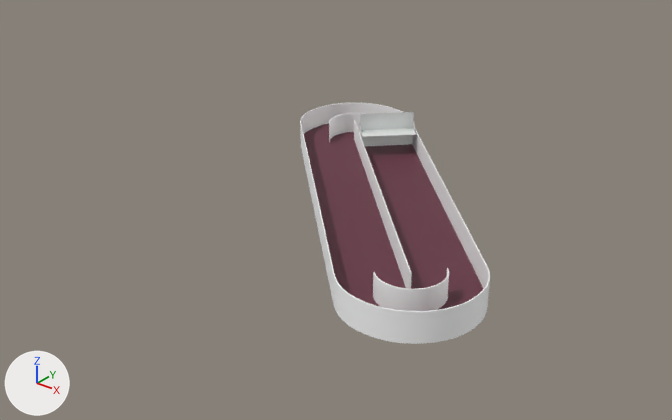
One commit to the glTF model assets/Reactor_REACT.glb: the scene before it, then after it.
Before and after are seen from a 50 mm camera at (7.95, -8.65, 7.03) aimed at (-0.94, 2.46, 0.14). Arrows for +X, +Y and +Z are at lower left; the lights stay in place. The older version comes first. Where no turn or scale is listed for an object, it has been applied to the vertices.
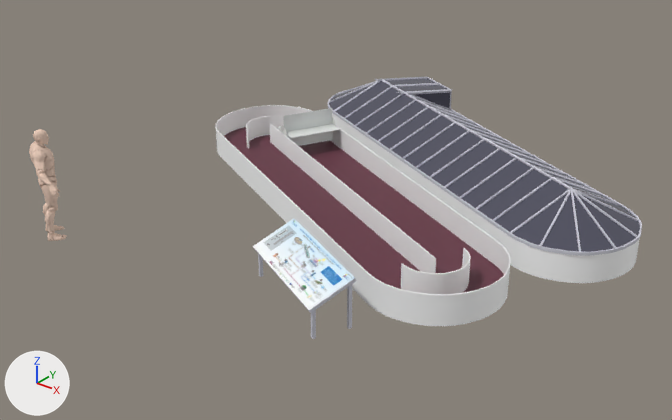
Not drawn themselves, but carrying or shaping drawn objects: ob_node_1, ob_node_3, ob_node_5, ob_node_7, ob_node_9.

Location of each change, [x1, y1, x2, y2] in pixels of the pictures (672 x 420 px):
'Object004', moved, turned
    before: [304, 123, 483, 310]
    after: [224, 127, 504, 293]
'Box026', moved, turned, rescaled
    before: [300, 103, 490, 344]
    after: [216, 105, 511, 326]
'Object011', added
    after: [329, 78, 640, 252]
'Shape001', added
    after: [328, 77, 642, 255]
'Box026.001', added
    after: [332, 113, 640, 283]
'Box022', moved, turned, rescaled
    before: [354, 120, 412, 289]
    after: [270, 123, 436, 273]
'Object012', added
    after: [253, 219, 355, 310]
'Object003', moved, turned
    before: [329, 113, 449, 311]
    after: [246, 116, 471, 294]
'Object001', moved, turned, rescaled
    before: [358, 112, 416, 146]
    after: [278, 108, 340, 146]
'UDK_man001', added (beige)
    after: [29, 129, 67, 241]
'Box035', added
    after: [253, 247, 356, 339]

Diff of the bpy script that builds the scene:
```diff
--- a/assets/Reactor_REACT.glb.py
+++ b/assets/Reactor_REACT.glb.py
@@ ob_node_1 @@
 ob_node_1 = bpy.data.objects.new('Node_1', None)
-ob_node_1.location = (-0.58, 3.149, 0.029)
-ob_node_1.rotation_euler = (-1.571, 0.0, -0.785)  # degrees (-90, 0, -45)
-ob_node_1.scale = (0.553, 1.0, 0.553)
+ob_node_1.location = (-4.14, -0.894, 0.0)
+ob_node_1.rotation_euler = (-1.571, 0.0, 2.618)  # degrees (-90, 0, 150)
+ob_node_1.scale = (0.396, 0.396, 0.396)
@@ ob_box022 @@
 ob_box022 = bpy.data.objects.new('Box022', me_box022)
-ob_box022.parent = ob_node_1
+ob_box022.parent = ob_node_3
 ob_box022.location = (0.0, 0.0, 0.0)
@@ ob_node_3 @@
 ob_node_3 = bpy.data.objects.new('Node_3', None)
-ob_node_3.location = (-1.374, 5.881, 0.511)
-ob_node_3.rotation_euler = (0.611, 0.0, 0.785)  # degrees (35, 0, 45)
-ob_node_3.scale = (0.844, 0.844, 0.844)
+ob_node_3.location = (-1.162, 2.843, 0.029)
+ob_node_3.rotation_euler = (-1.571, 0.0, -0.436)  # degrees (-90, 0, -25)
+ob_node_3.scale = (0.553, 1.0, 0.553)
@@ ob_object001 @@
 ob_object001 = bpy.data.objects.new('Object001', me_object001)
-ob_object001.parent = ob_node_3
+ob_object001.parent = ob_node_5
 ob_object001.location = (0.0, 0.0, 0.0)
@@ ob_node_5 @@
 ob_node_5 = bpy.data.objects.new('Node_5', None)
-ob_node_5.location = (-0.58, 3.171, 0.0)
-ob_node_5.rotation_euler = (-1.571, 0.0, -0.785)  # degrees (-90, 0, -45)
-ob_node_5.scale = (0.553, 1.0, 0.553)
+ob_node_5.location = (-2.843, 5.139, 0.511)
+ob_node_5.rotation_euler = (0.611, 0.0, 1.134)  # degrees (35, 0, 65)
+ob_node_5.scale = (0.844, 0.844, 0.844)
@@ ob_box026 @@
 ob_box026 = bpy.data.objects.new('Box026', me_box026)
-ob_box026.parent = ob_node_5
+ob_box026.parent = ob_node_7
 ob_box026.location = (0.0, 0.0, 0.0)
@@ ob_node_7 @@
 ob_node_7 = bpy.data.objects.new('Node_7', None)
-ob_node_7.location = (-0.58, 3.171, 0.0)
-ob_node_7.rotation_euler = (-1.571, 0.0, -0.785)  # degrees (-90, 0, -45)
+ob_node_7.location = (-1.17, 2.864, 0.0)
+ob_node_7.rotation_euler = (-1.571, 0.0, -0.436)  # degrees (-90, 0, -25)
 ob_node_7.scale = (0.553, 1.0, 0.553)
@@ ob_object003 @@
 ob_object003 = bpy.data.objects.new('Object003', me_object003)
-ob_object003.parent = ob_node_7
+ob_object003.parent = ob_node_9
 ob_object003.location = (0.0, 0.0, 0.0)
@@ ob_node_9 @@
 ob_node_9 = bpy.data.objects.new('Node_9', None)
-ob_node_9.location = (-0.58, 3.171, -0.0232)
-ob_node_9.rotation_euler = (-1.571, 0.0, -0.785)  # degrees (-90, 0, -45)
+ob_node_9.location = (-1.17, 2.864, 0.0)
+ob_node_9.rotation_euler = (-1.571, 0.0, -0.436)  # degrees (-90, 0, -25)
 ob_node_9.scale = (0.553, 1.0, 0.553)
@@ ob_object004 @@
 ob_object004 = bpy.data.objects.new('Object004', me_object004)
-ob_object004.parent = ob_node_9
+ob_object004.parent = ob_node_11
 ob_object004.location = (0.0, 0.0, 0.0)
@@ ob_node_11 @@
+ob_node_11 = bpy.data.objects.new('Node_11', None)
+ob_node_11.location = (-1.17, 2.864, -0.0232)
+ob_node_11.rotation_euler = (-1.571, 0.0, -0.436)  # degrees (-90, 0, -25)
+ob_node_11.scale = (0.553, 1.0, 0.553)
@@ ob_object012 @@
+ob_object012 = bpy.data.objects.new('Object012', me_object012)  # 4 vertices, 2 faces; spans x -1.79..0.31, y -0.11..1.35, z 0.5..0.82; in mat_material__26 (picture img_material__26basecolortexture_png)
+ob_object012.location = (1.1, -0.58, -0.01)
@@ ob_box035 @@
+ob_box035 = bpy.data.objects.new('Box035', me_box035)  # 40 vertices, 60 faces; spans x -1.79..0.32, y -0.11..1.37, z 0.0..0.8; in mat_material__25 (light grey #ceced9)
+ob_box035.location = (1.1, -0.58, 0.0)
@@ ob_shape001 @@
+ob_shape001 = bpy.data.objects.new('Shape001', me_shape001)  # 560 vertices, 960 faces; spans x -3.88..3.88, y -2.41..2.41, z 0.08..0.69; in mat_material__25 (light grey #ceced9)
+ob_shape001.location = (-0.17, 5.17, 0.39)
@@ ob_object011 @@
+ob_object011 = bpy.data.objects.new('Object011', me_object011)  # 79 vertices, 94 faces; spans x -3.86..3.86, y -2.39..2.39, z 0.11..0.64; in mat_material__24 (greyish blue #4d4d5d)
+ob_object011.location = (-0.17, 5.17, 0.39)
@@ ob_box026_001 @@
+ob_box026_001 = bpy.data.objects.new('Box026.001', me_box026)
+ob_box026_001.parent = ob_node_15
+ob_box026_001.location = (0.0, 0.0, 0.0)
+ob_box026_001.scale = (0.0254, 0.0254, 0.0254)
@@ ob_node_15 @@
+ob_node_15 = bpy.data.objects.new('Node_15', None)
+ob_node_15.location = (-0.171, 5.166, 0.0)
+ob_node_15.rotation_euler = (-1.571, 0.0, -0.436)  # degrees (-90, 0, -25)
+ob_node_15.scale = (0.553, 1.0, 0.553)
@@ ob_udk_man001 @@
+ob_udk_man001 = bpy.data.objects.new('UDK_man001', me_udk_man001)  # 20719 vertices, 41052 faces; spans x -0.59..0.64, y -0.36..0.42, z 0.0..1.83; in mat_material__13 (beige #ebcebb)
+ob_udk_man001.location = (-4.14, -0.89, 0.0)
```
